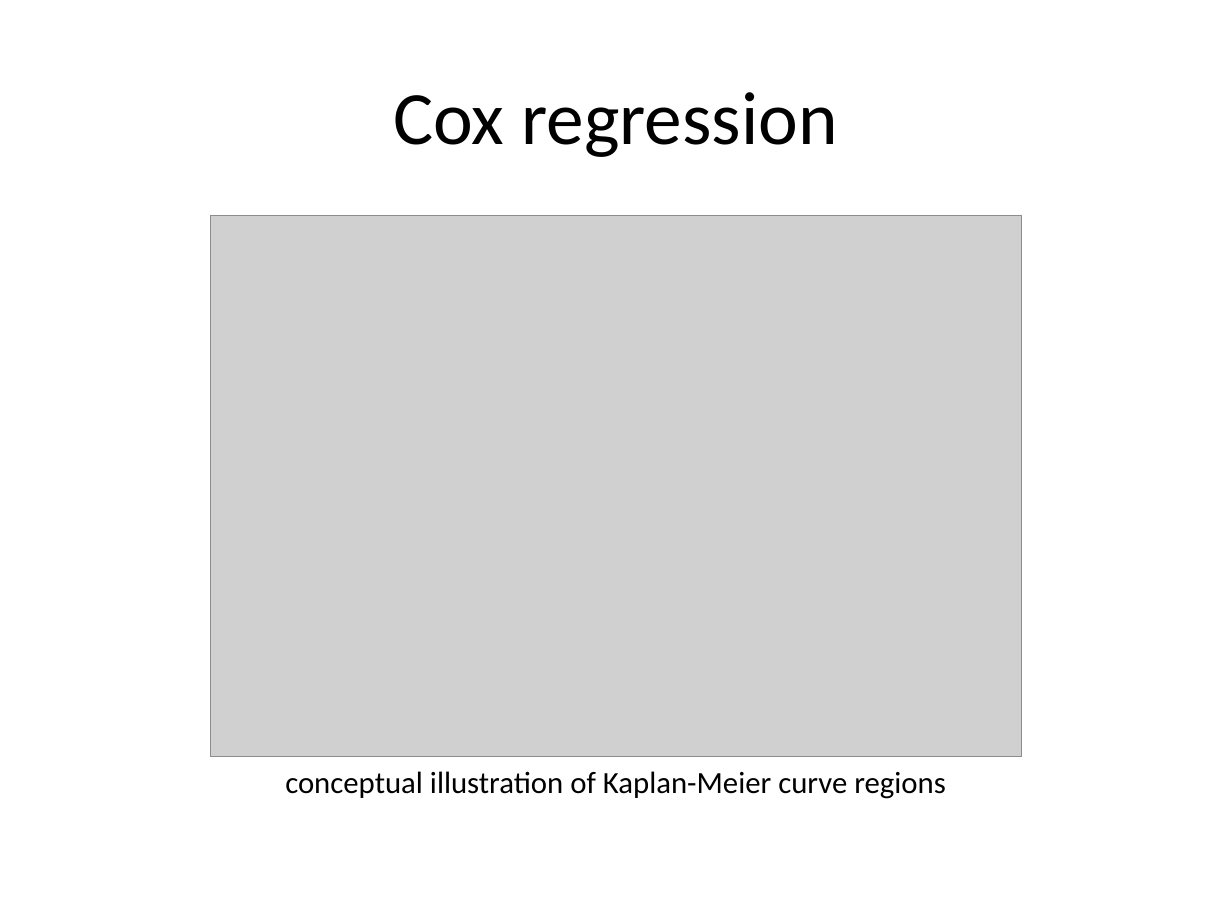
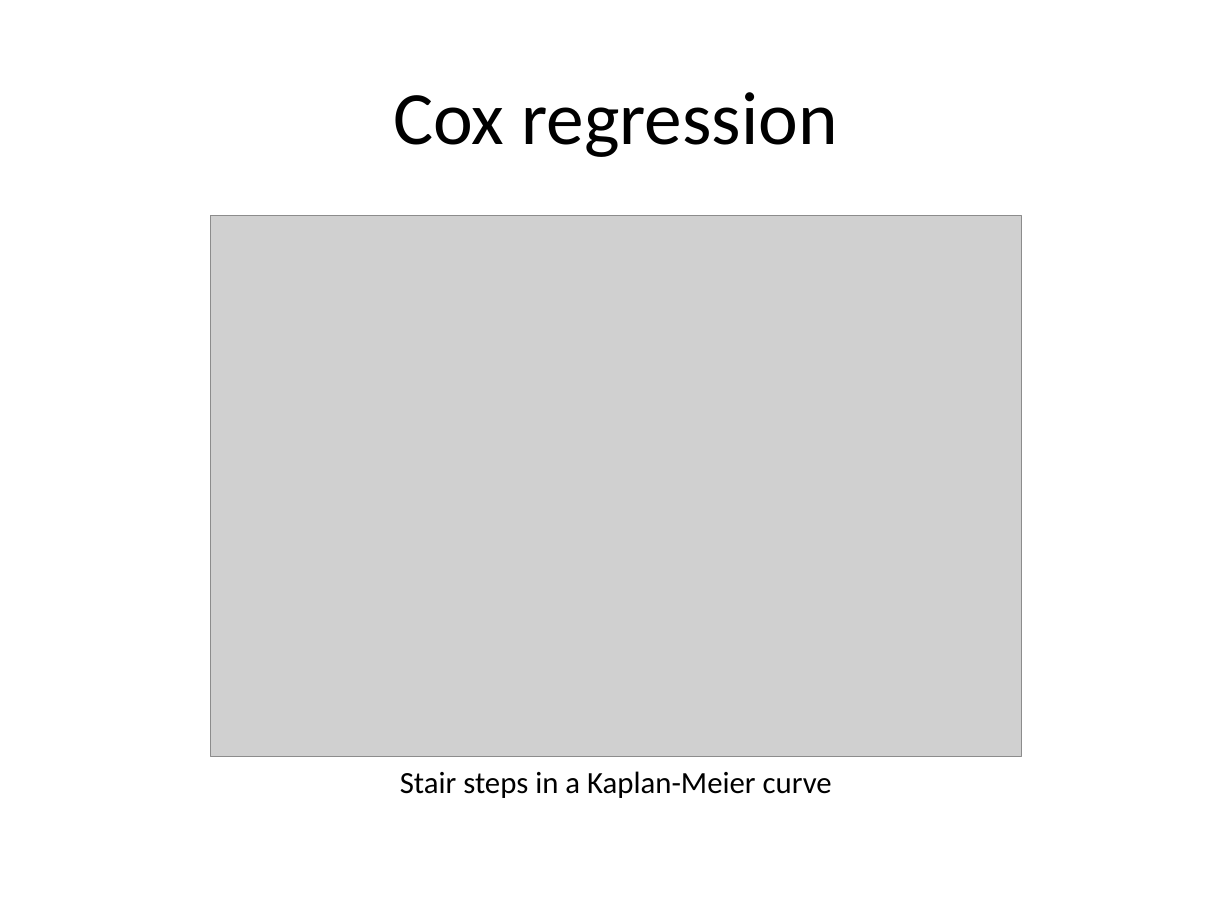
Before and after one commit to classes-medb/5510, a slide deck: slide 84 of src/video-13-statistical-models.pptx (slide 71 before the commit). Drawn at 1232x924 pixels with LibreOffice and Linux fonts; fonts in the diff are those of the drawing; grey boxes stand for pictures. Boxes give left, top, right and bottom in pixels: in the first picture for what was removed or moved away, otherwise in the second. Text is boxed around its words. In the diff, an @@ line names an element or a change of style, - is before the commit and + after.

```diff
--- a/src/video-13-statistical-models.pptx
+++ b/src/video-13-statistical-models.pptx
@@ text at [400,771,832,798]: text changed @@
-conceptual illustration of Kaplan-Meier curve regions
+Stair steps in a Kaplan-Meier curve
```
Also in this commit, not shown: 23 other slides changed, 22 slides added, 11 slides removed, 4 other files.
